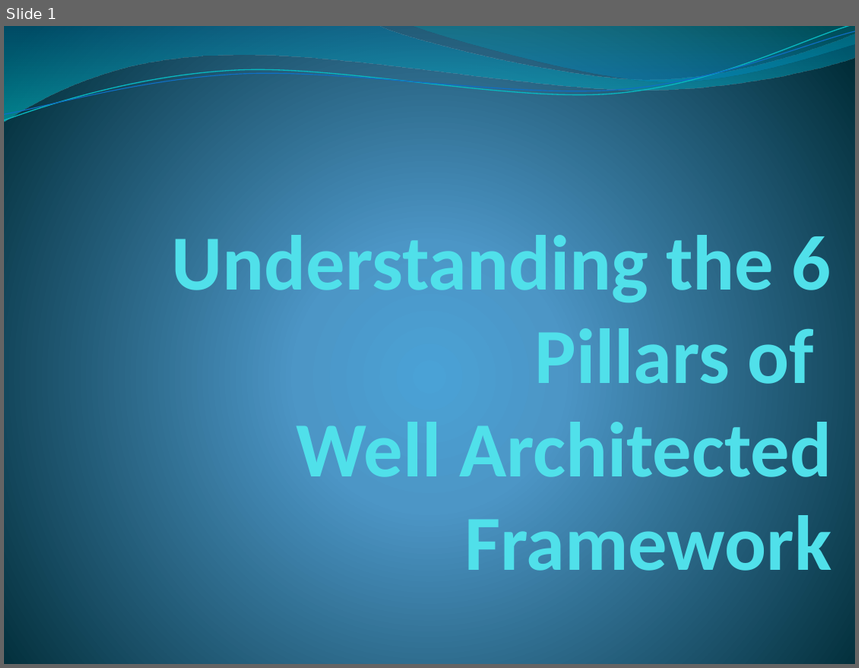
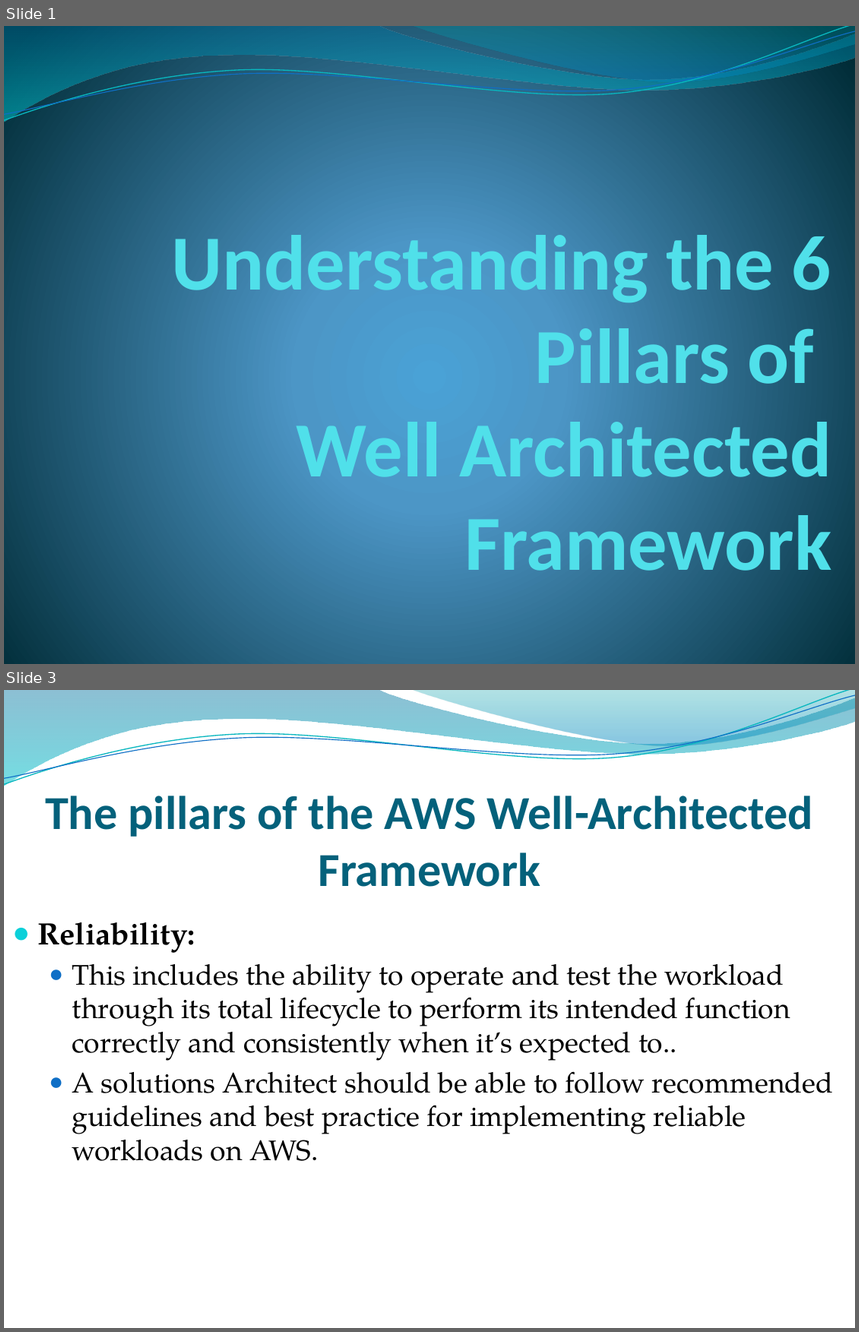
Before and after one commit to godwillngwanah/AWS-Sol-Arch-02, a slide deck: Batch-07/Udemy/Curriculum/PowerPoints/Lecture 13 - Understanding the 6 Pillars of Well Architected Framework.pptx. Shown one above the other, each under a label of ours: slide 1 before the commit, slides 1 and 3 after it; the slides between them are not shown. The pictures are 859x668 and 859x1332 pixels, drawn with LibreOffice and Linux fonts; fonts in the diff are those of the drawing; background and template pictures are left out. Boxes give left, top, right and bottom in pixels: in the first picture for what was removed or moved away, otherwise in the second. Text is boxed around its words. In the diff, an @@ line names an element or a change of style, - is before the commit and + after.

```diff
--- a/Batch-07/Udemy/Curriculum/PowerPoints/Lecture 13 - Understanding the 6 Pillars of Well Architected Framework.pptx
+++ b/Batch-07/Udemy/Curriculum/PowerPoints/Lecture 13 - Understanding the 6 Pillars of Well Architected Framework.pptx
@@ slide 3 added at <box>4,690,855,1328</box>, background picture (left out); not listed: 4 template elements that a slide beside it also shows @@
@@ title added at <box>45,796,813,887</box>, 40 pt, text #04617B, bold @@
+The pillars of the AWS Well-Architected Framework
@@ text added at <box>38,923,834,1161</box>, 24 pt, text #000000 @@
+● Reliability:
+  ● This includes the ability to operate and test the workload through its total lifecycle to perform its intended function correctly and consistently when it’s expected to..
+  ● A solutions Architect should be able to follow recommended guidelines and best practice for implementing reliable workloads on AWS.
```
Also in this commit, not shown: 1 slide changed, 4 other slides added, 5 other files.
